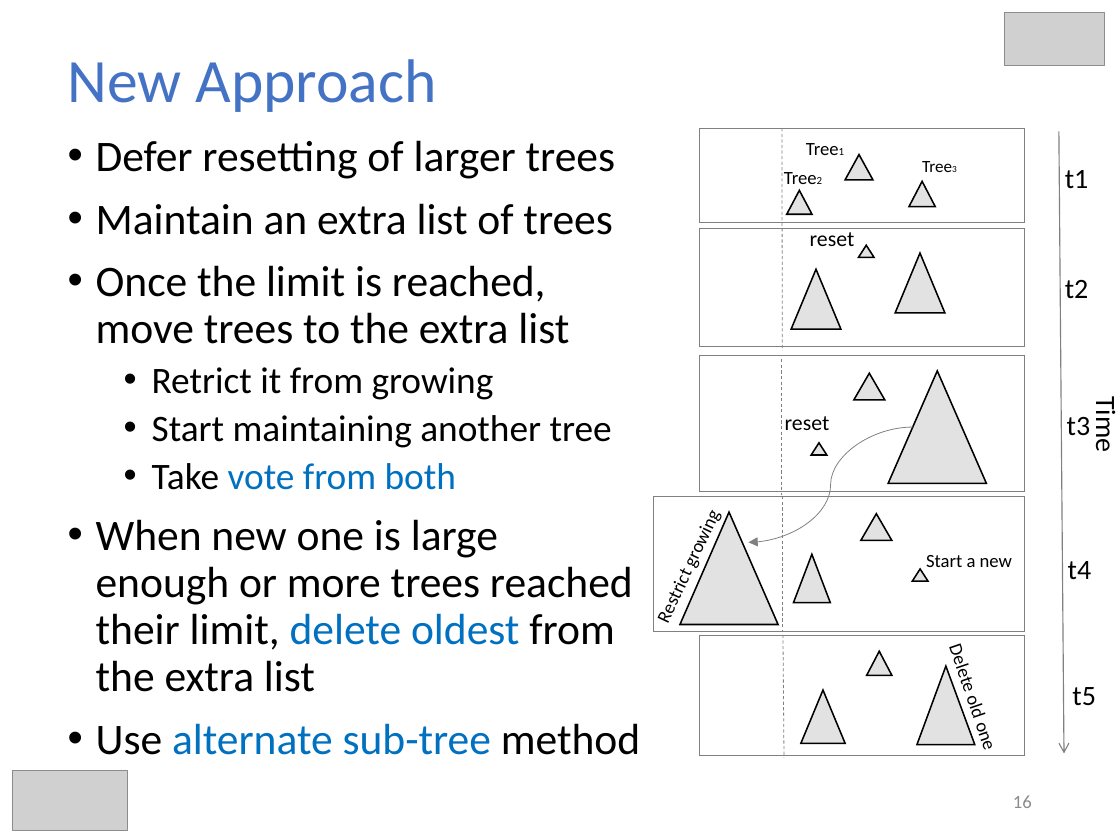
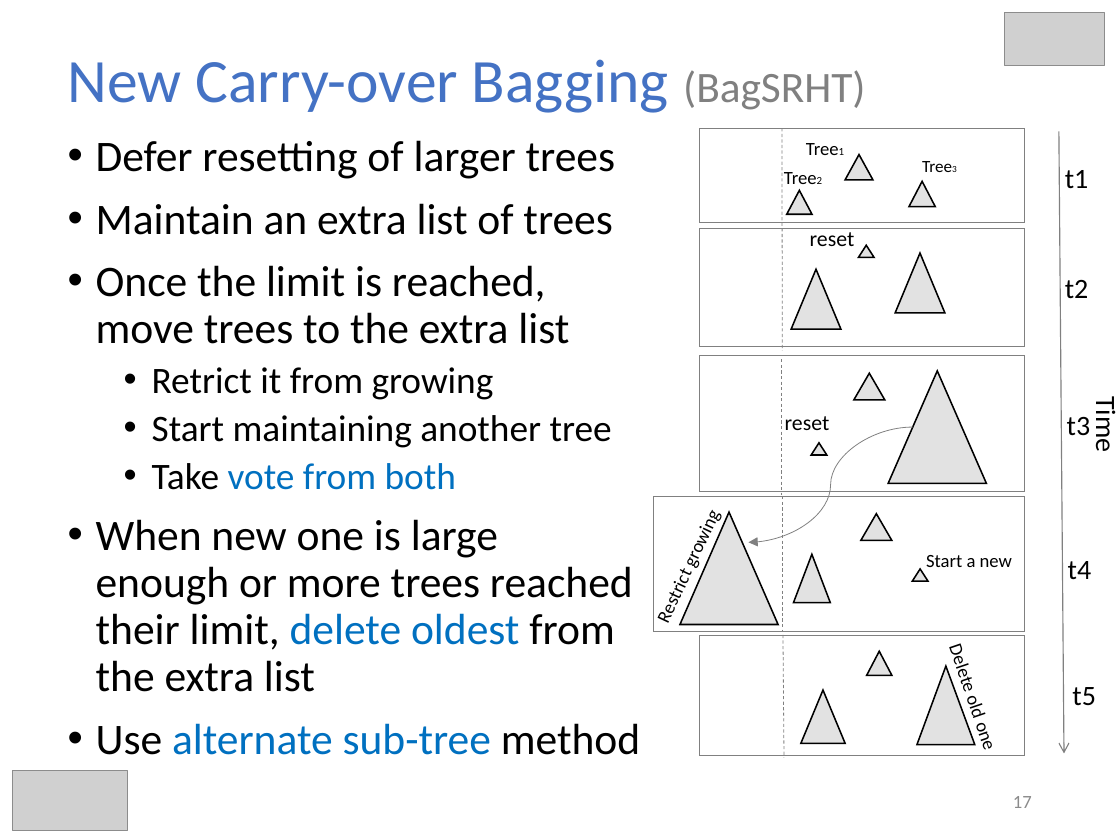
Before and after one commit to hmsgit/minestream, a slide deck: slide 17 of presentation/thesis.pptx (slide 16 before the commit). Drawn at 1120x840 pixels with LibreOffice and Linux fonts; fonts in the diff are those of the drawing; grey boxes stand for pictures. Boxes give left, top, right and bottom in pixels: in the first picture for what was removed or moved away, otherwise in the second. Text is boxed around its words. In the diff, an @@ line names an element or a change of style, - is before the commit and + after.

Commit message:
fixed titles

```diff
--- a/presentation/thesis.pptx
+++ b/presentation/thesis.pptx
@@ title at [68,59,865,113]: text changed @@
-New Approach
+New Carry-over Bagging (BagSRHT)
@@ page number at [1013,796,1032,808]: text changed @@
-16
+17
```
Also in this commit, not shown: 18 other slides changed, 3 slides added, 1 slide removed.
